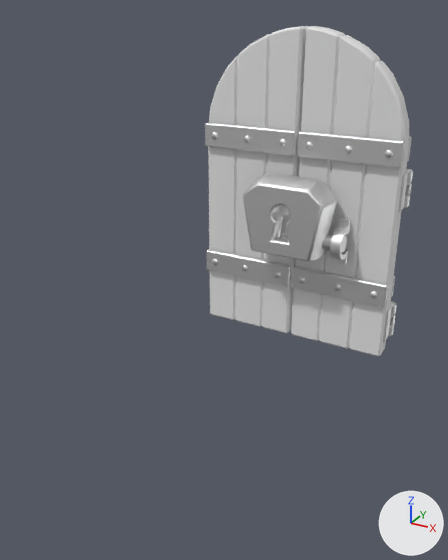
One commit to the FBX model Assets/Models/door.fbx: the scene before it, then after it.
Camera for both pictures: a 50 mm camera at (2.14, -5.07, 3.09) aimed at (0.07, -1.31, 1.21). The axes (+X, +Y, +Z) are drawn at lower right. The lights are the same throughout. Where no turn or scale is listed for an object, it has been applied to the vertices.

Objects in the first picture: 'door_plank_001', 'door_plank_002', 'door_plank_003', 'door_plank_004', 'door_plank_005', 'door_plank_006', 'door_plate_001', 'door_plate_002', 'door_plate_003', 'door_plate_004', 'hinge_door_001', 'hinge_door_002', 'latch', 'latch_loop_left', 'latch_loop_right', 'lock.002', 'rivet_003.001', 'rivet_003.002', 'rivet_003.003', 'rivet_003.004'.
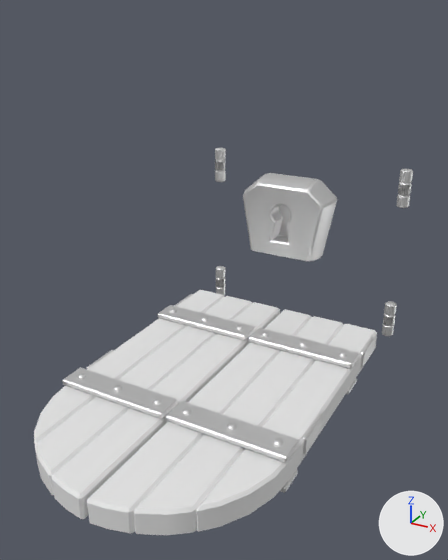
Location of each change, [x1, y1, x2, y2] in pixels of the pictures (448 x 560 px):
'door_plank_001', moved
    before: [349, 61, 409, 356]
    after: [196, 324, 377, 532]
'door_plank_003', moved
    before: [319, 35, 380, 348]
    after: [133, 316, 343, 535]
'door_plank_002', moved
    before: [291, 26, 345, 341]
    after: [87, 309, 312, 533]
'door_plank_005', moved
    before: [262, 26, 308, 333]
    after: [52, 302, 280, 519]
'door_plank_006', moved
    before: [235, 34, 271, 327]
    after: [35, 296, 253, 495]
'door_plank_004', moved
    before: [208, 56, 238, 320]
    after: [34, 290, 224, 445]
'door_plate_002', moved
    before: [297, 132, 412, 168]
    after: [166, 401, 299, 493]
'door_plate_004', moved
    before: [205, 123, 296, 156]
    after: [62, 367, 178, 419]
'door_plate_001', moved
    before: [291, 266, 395, 308]
    after: [249, 328, 359, 394]
'door_plate_003', moved
    before: [207, 249, 290, 287]
    after: [158, 305, 256, 341]
'latch_loop_right', moved (not visible afterwards)
    before: [330, 218, 351, 264]
'hinge_door_001', moved
    before: [398, 171, 408, 212]
    after: [303, 413, 323, 454]
'hinge_door_002', moved
    before: [383, 306, 392, 342]
    after: [361, 337, 375, 367]
'rivet_003.002', moved
    before: [305, 142, 393, 158]
    after: [182, 408, 283, 446]
'rivet_003.004', moved
    before: [211, 132, 286, 147]
    after: [77, 373, 162, 405]
'rivet_003.001', moved
    before: [298, 277, 377, 298]
    after: [261, 332, 347, 357]
'latch', moved (not visible afterwards)
    before: [280, 232, 347, 252]
'rivet_003.003', moved
    before: [212, 259, 281, 278]
    after: [170, 309, 243, 330]
'hinge_door_003', moved (not visible before)
    after: [87, 350, 113, 369]
'latch_loop_left', moved (not visible afterwards)
    before: [275, 224, 282, 238]
'hinge_door_004', moved (not visible before)
    after: [174, 294, 193, 306]

The change, as a list of edits to the scene's bpy script:
```text
Change ob_door_plank_005:
    add ob_door_plank_005.parent = ob_door_pivot_l
    ob_door_plank_005.location: (-0.476, 0.3, 1.778) -> (0.465, -1.314, 2.224)
Change ob_door_plank_003:
    add ob_door_plank_003.parent = ob_door_pivot_r
    ob_door_plank_003.location: (0.476, 0.3, 1.778) -> (-0.465, -1.314, 2.224)
Change ob_door_plate_004:
    add ob_door_plate_004.parent = ob_door_pivot_l
    ob_door_plate_004.location: (-0.475, 0.2, 1.968) -> (0.466, -1.414, 2.414)
Change ob_rivet_003_002:
    add ob_rivet_003_002.parent = ob_door_pivot_r
    ob_rivet_003_002.location: (0.0983, 0.15, 1.969) -> (-0.843, -1.464, 2.415)
Change ob_rivet_003_003:
    ob_rivet_003_003.location: (-0.0983, 0.15, 0.667) -> (0.843, -1.464, 1.112)
Change ob_latch_loop_left:
    add ob_latch_loop_left.parent = ob_door_pivot_l
    ob_latch_loop_left.location: (0.0, 0.2, 1.123) -> (0.941, -1.414, 1.568)
Change ob_latch:
    add ob_latch.parent = ob_door_pivot_r
    ob_latch.location: (0.0, 0.2, 1.123) -> (-0.941, -1.414, 1.568)
Change ob_hinge_door_004:
    add ob_hinge_door_004.parent = ob_door_pivot_l
    ob_hinge_door_004.location: (-0.941, 0.446, 0.309) -> (0.0, -1.169, 0.754)
Change ob_door_plank_004:
    add ob_door_plank_004.parent = ob_door_pivot_l
    ob_door_plank_004.location: (-0.476, 0.3, 1.778) -> (0.465, -1.314, 2.224)
Change ob_hinge_door_002:
    ob_hinge_door_002.location: (0.941, 0.446, 0.309) -> (0.0, -1.169, 0.754)
Change ob_rivet_003_001:
    ob_rivet_003_001.location: (0.0983, 0.15, 0.667) -> (-0.843, -1.464, 1.112)
Change ob_door_plank_002:
    add ob_door_plank_002.parent = ob_door_pivot_r
    ob_door_plank_002.location: (0.476, 0.3, 1.778) -> (-0.465, -1.314, 2.224)
Change ob_rivet_003_004:
    ob_rivet_003_004.location: (-0.0983, 0.15, 1.969) -> (0.843, -1.464, 2.415)
Change ob_hinge_door_003:
    add ob_hinge_door_003.parent = ob_door_pivot_l
    ob_hinge_door_003.location: (-0.941, 0.446, 1.614) -> (0.0, -1.169, 2.06)
Change ob_hinge_door_001:
    ob_hinge_door_001.location: (0.941, 0.446, 1.614) -> (0.0, -1.169, 2.06)
Change ob_door_plank_001:
    add ob_door_plank_001.parent = ob_door_pivot_r
    ob_door_plank_001.location: (0.476, 0.3, 1.778) -> (-0.465, -1.314, 2.224)
Change ob_door_plank_006:
    add ob_door_plank_006.parent = ob_door_pivot_l
    ob_door_plank_006.location: (-0.476, 0.3, 1.778) -> (0.465, -1.314, 2.224)
Change ob_latch_loop_right:
    add ob_latch_loop_right.parent = ob_door_pivot_r
    ob_latch_loop_right.location: (0.0, 0.2, 1.123) -> (-0.941, -1.414, 1.568)
Change ob_door_plate_003:
    add ob_door_plate_003.parent = ob_door_pivot_l
    ob_door_plate_003.location: (-0.475, 0.2, 0.666) -> (0.466, -1.414, 1.111)
Change ob_door_plate_002:
    add ob_door_plate_002.parent = ob_door_pivot_r
    ob_door_plate_002.location: (0.475, 0.2, 1.968) -> (-0.466, -1.414, 2.414)
Change ob_door_plate_001:
    add ob_door_plate_001.parent = ob_door_pivot_r
    ob_door_plate_001.location: (0.475, 0.2, 0.666) -> (-0.466, -1.414, 1.111)
Add ob_door_pivot_l:
    ob_door_pivot_l = bpy.data.objects.new('door_pivot.L', None)
    ob_door_pivot_l.parent = ob_door_group
    ob_door_pivot_l.location = (-0.941, 1.614, -0.446)
Add ob_door_group:
    ob_door_group = bpy.data.objects.new('door_group', None)
    ob_door_group.location = (0.0, 0.0, 0.0)
    ob_door_group.rotation_euler = (1.571, 0.0, 0.0)  # degrees (90, 0, 0)
Add ob_door_pivot_r:
    ob_door_pivot_r = bpy.data.objects.new('door_pivot_R', None)
    ob_door_pivot_r.parent = ob_door_group
    ob_door_pivot_r.location = (0.941, 1.614, -0.446)
```
